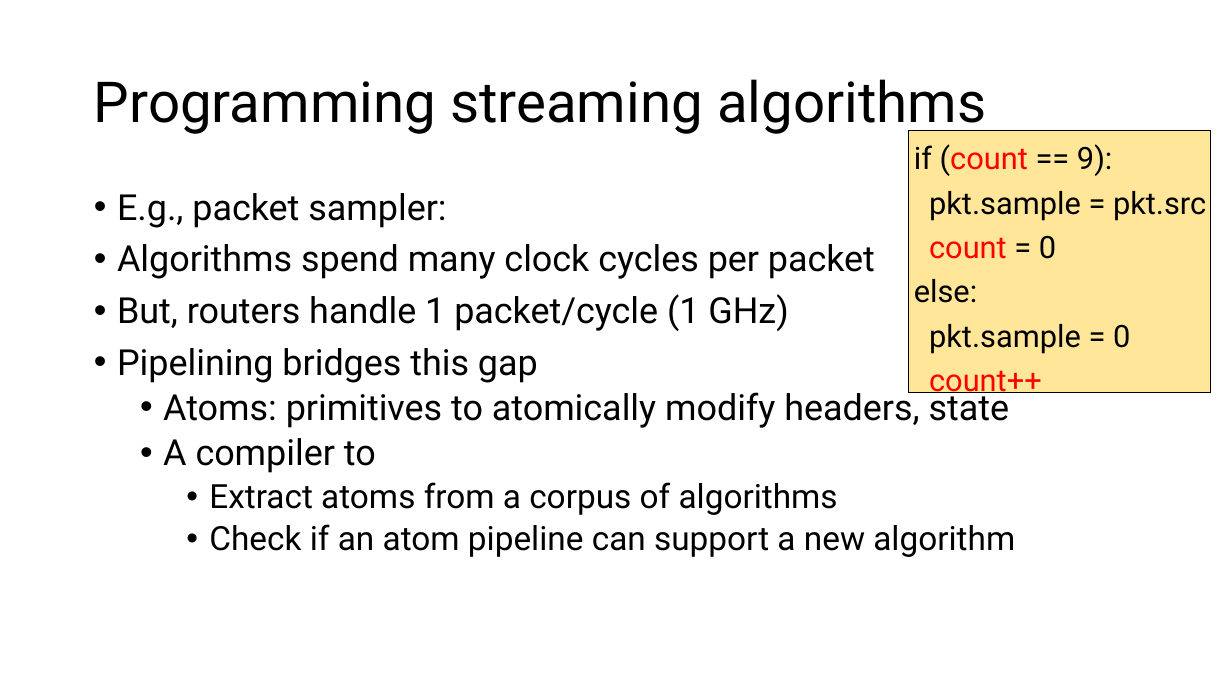
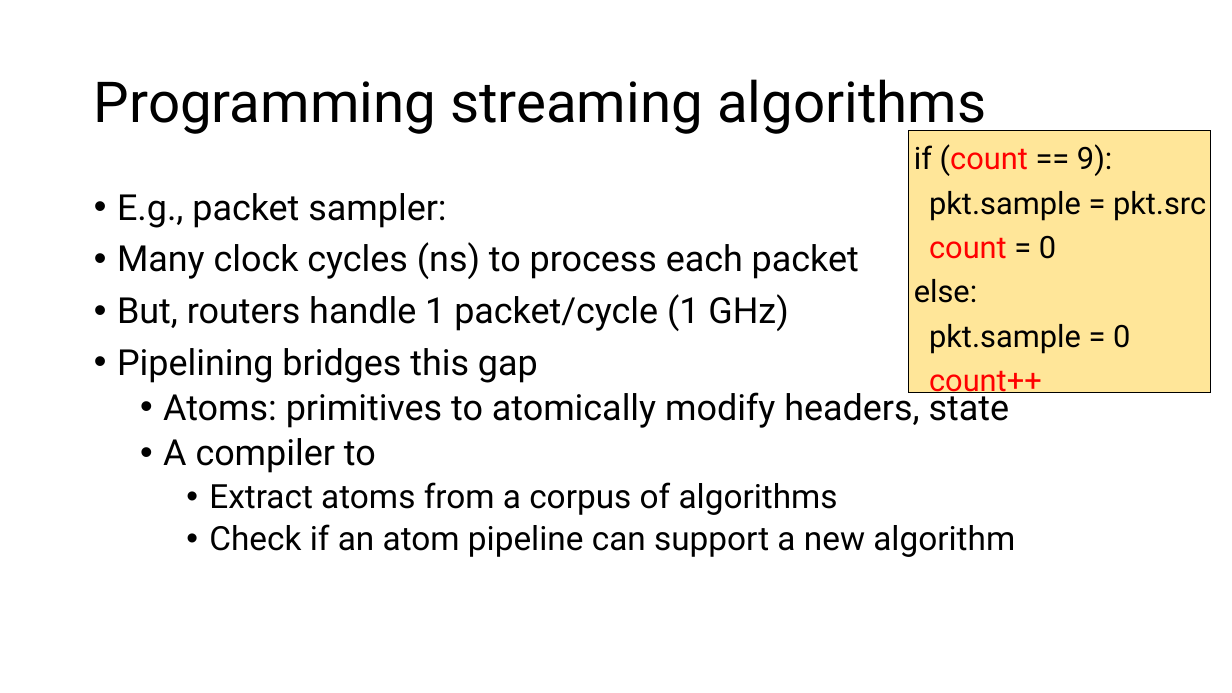
Before and after one commit to anirudhSK/pifo-domino-marple-ppts, a slide deck: slide 10 of combined_domino_pifo.pptx. Drawn at 1232x693 pixels with LibreOffice and Linux fonts; fonts in the diff are those of the drawing. Boxes give left, top, right and bottom in pixels: in the first picture for what was removed or moved away, otherwise in the second. Text is boxed around its words. In the diff, an @@ line names an element or a change of style, - is before the commit and + after.

```diff
--- a/combined_domino_pifo.pptx
+++ b/combined_domino_pifo.pptx
@@ text at (117, 242, 859, 279): text changed @@
-• Algorithms spend many clock cycles per packet
+• Many clock cycles (ns) to process each packet
```
